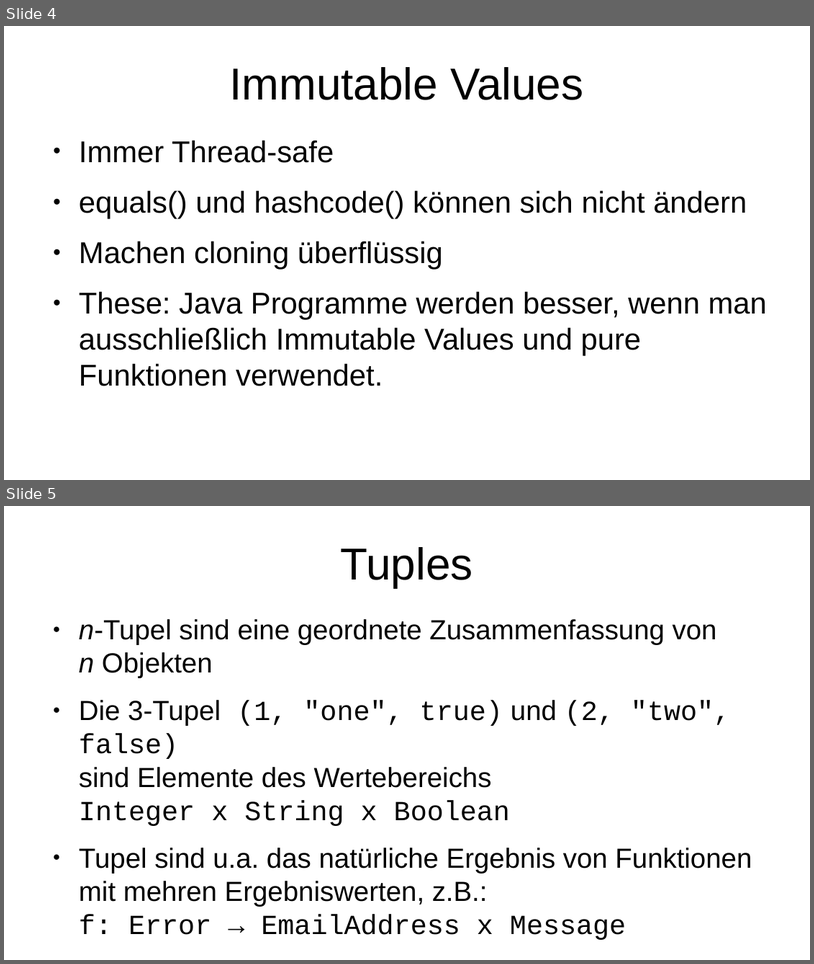
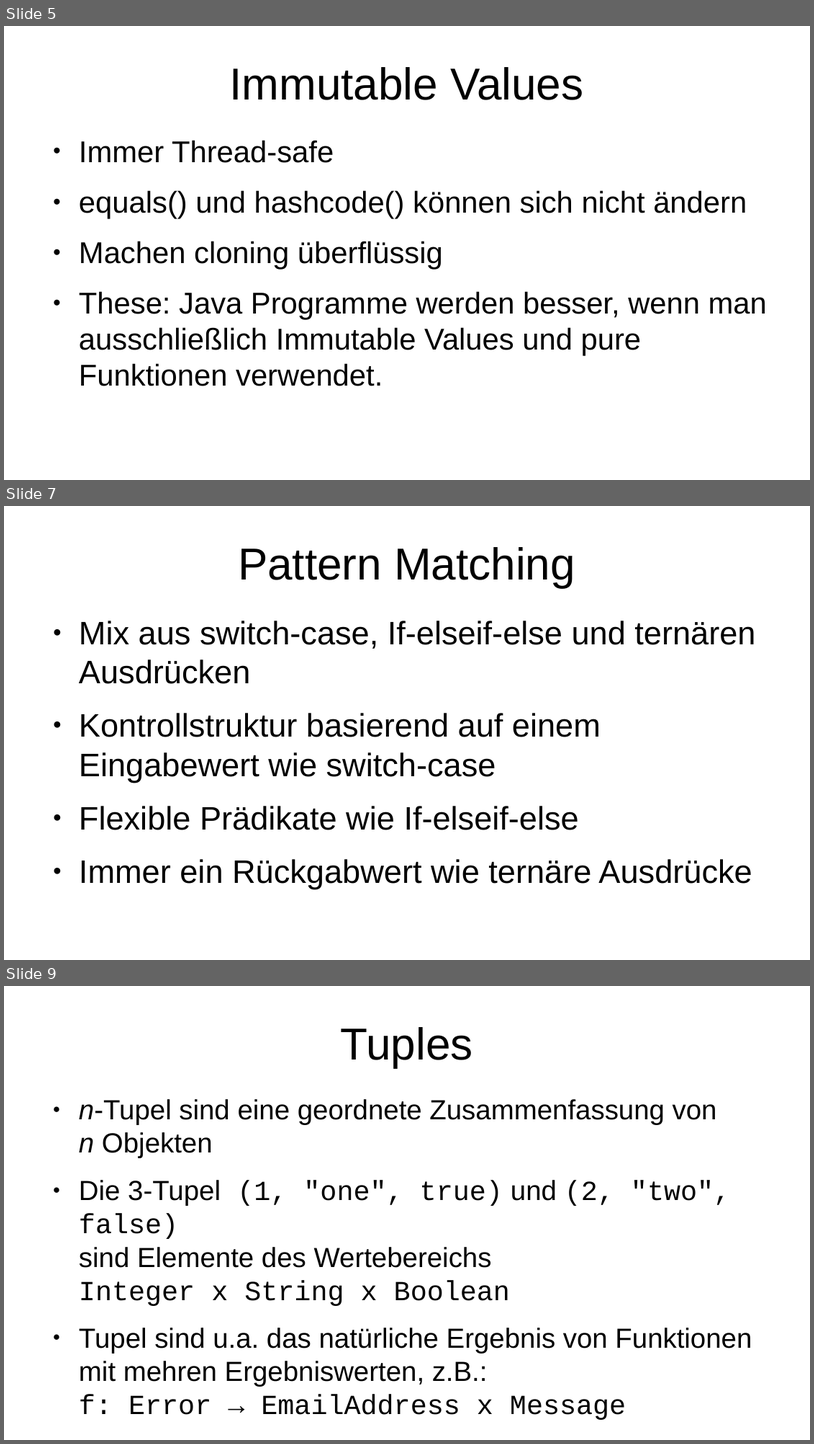
Before and after one commit to p3et/vavr-demo, a slide deck: coffee talk.odp. Shown one above the other, each under a label of ours: slides 4 and 5 before the commit, slides 5, 7 and 9 after it; the slides between them are not shown. The pictures are 814x964 and 814x1444 pixels, drawn with LibreOffice and Linux fonts; fonts in the diff are those of the drawing. Boxes give left, top, right and bottom in pixels: in the first picture for what was removed or moved away, otherwise in the second. Text is boxed around its words. In the diff, an @@ line names an element or a change of style, - is before the commit and + after.

Commit message:
pattern matching

```diff
--- a/coffee talk.odp
+++ b/coffee talk.odp
@@ slide 7 added at <box>4,506,810,960</box>, background #FFFFFF @@
@@ title added at <box>238,547,576,587</box>, 44 pt, text #000000 @@
+Pattern Matching
@@ text added at <box>79,620,756,889</box>, 32 pt, text #000000 @@
+● Mix aus switch-case, If-elseif-else und ternären Ausdrücken
+● Kontrollstruktur basierend auf einem Eingabewert wie switch-case
+● Flexible Prädikate wie If-elseif-else
+● Immer ein Rückgabwert wie ternäre Ausdrücke
@@ what was slide 4 is now slide 5 @@
@@ what was slide 5 is now slide 9 @@
```
Also in this commit, not shown: 4 other slides added, 3 other files.
